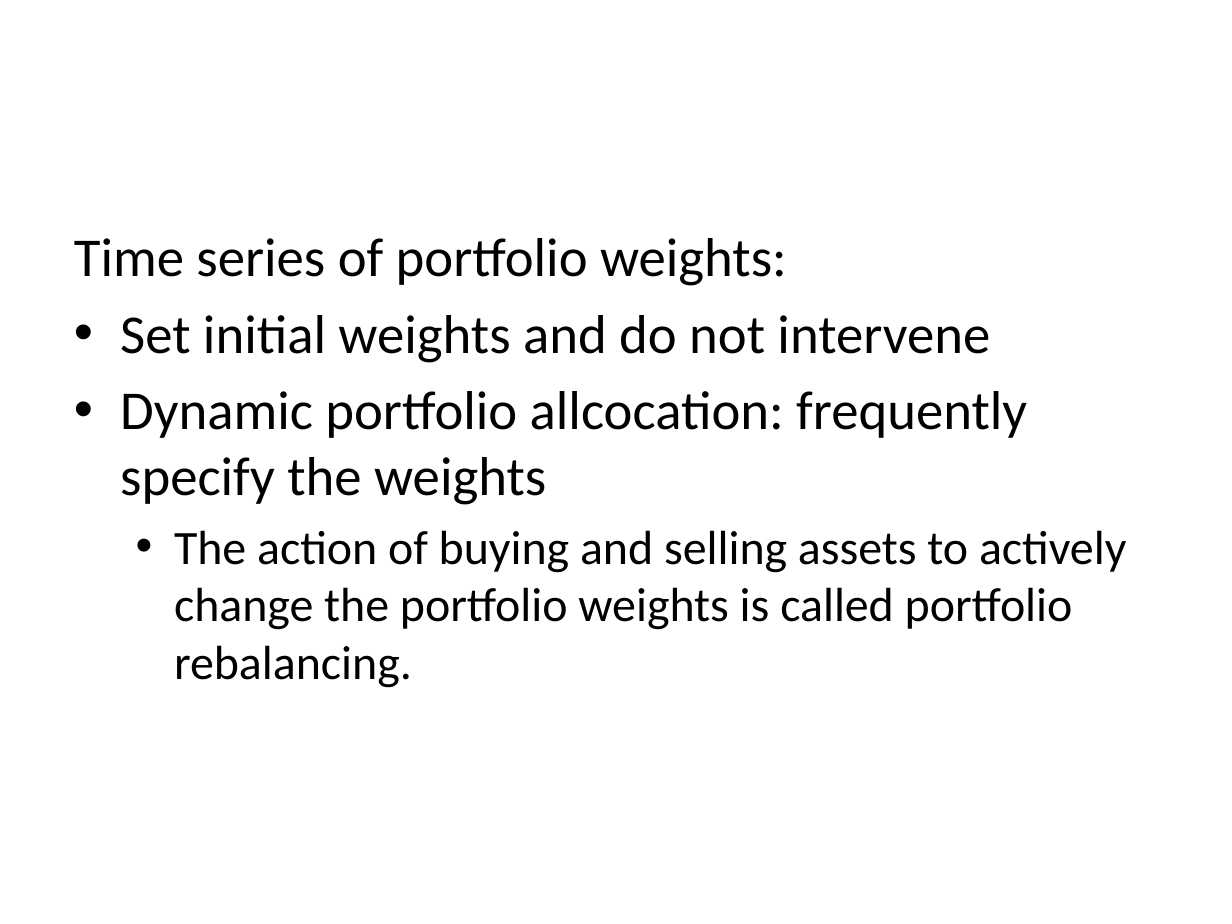
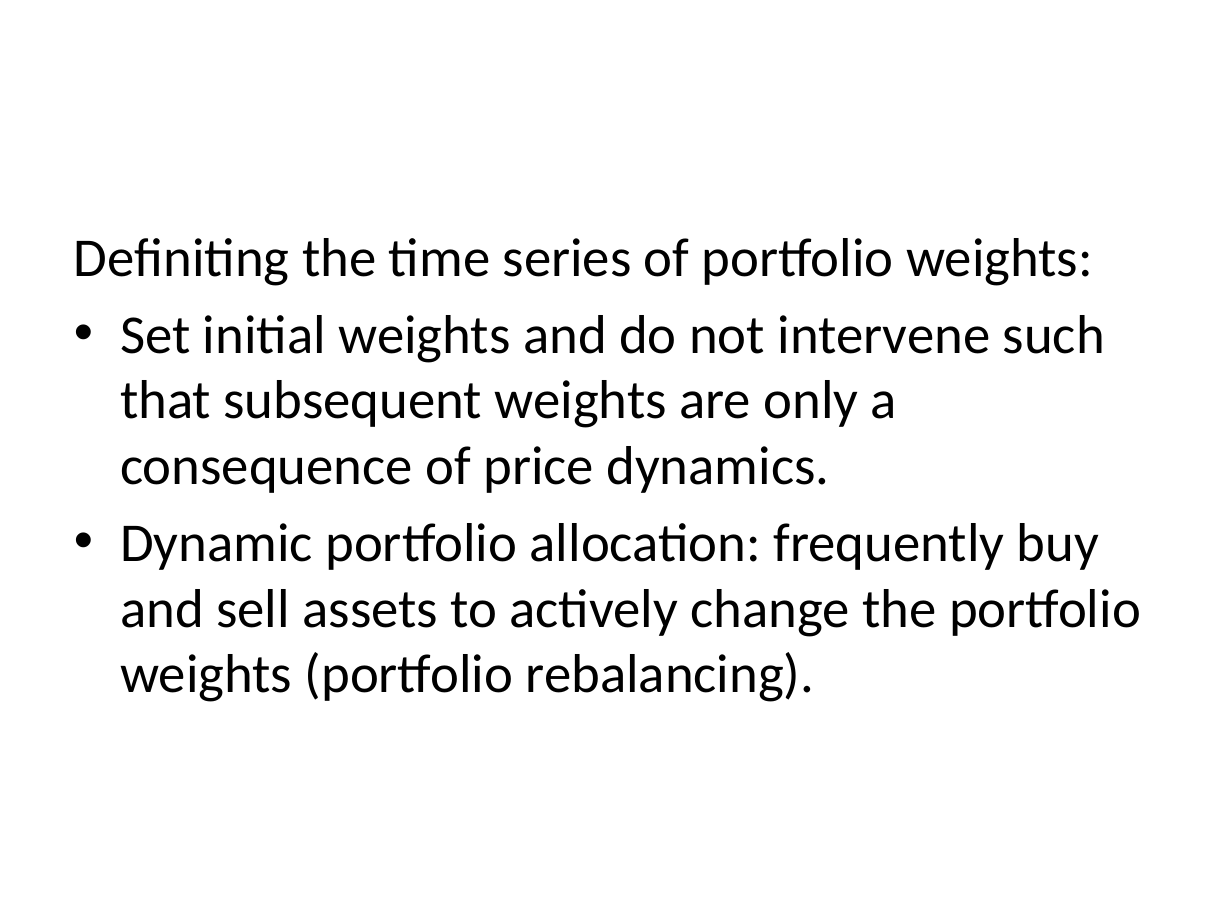
Before and after one commit to saciestudio/courses-intro-portfolio-analysis, a slide deck: slide 26 of scripts/Chapter1.pptx. Drawn at 1232x924 pixels with LibreOffice and Linux fonts; fonts in the diff are those of the drawing. Boxes give left, top, right and bottom in pixels: in the first picture for what was removed or moved away, otherwise in the second. Text is boxed around its words. In the diff, an @@ line names an element or a change of style, - is before the commit and + after.

Commit message:
chapter 1 slides

```diff
--- a/scripts/Chapter1.pptx
+++ b/scripts/Chapter1.pptx
@@ text at [74, 238, 1141, 702]: text changed @@
-Time series of portfolio weights:
-• Set initial weights and do not intervene
-• Dynamic portfolio allcocation: frequently specify the weights
-  • The action of buying and selling assets to actively change the portfolio weights is called portfolio rebalancing.
+Definiting the time series of portfolio weights:
+• Set initial weights and do not intervene such that subsequent weights are only a consequence of price dynamics.
+• Dynamic portfolio allocation: frequently buy and sell assets to actively change the portfolio weights (portfolio rebalancing).
```
Also in this commit, not shown: 1 other file.
